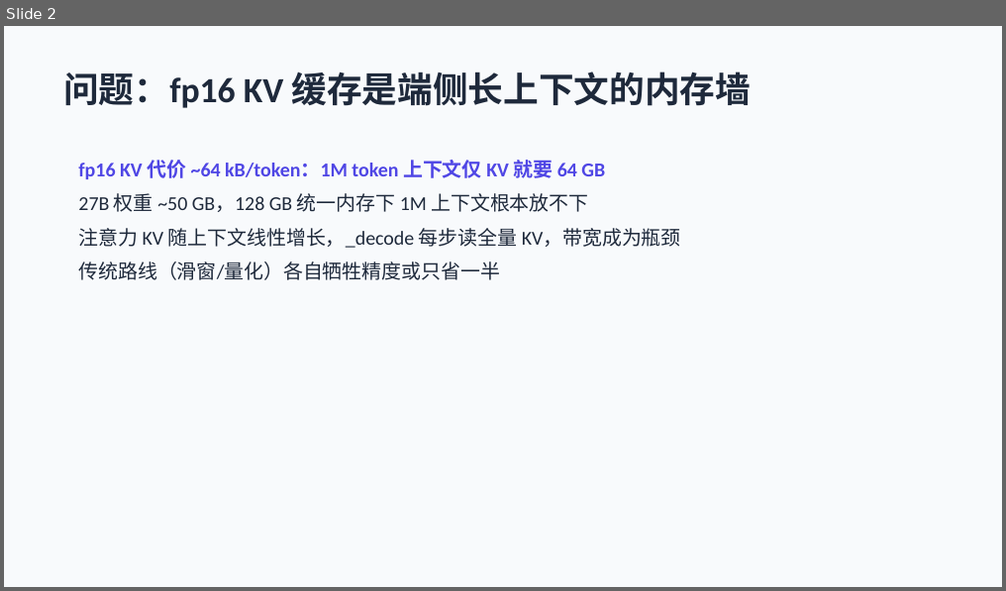
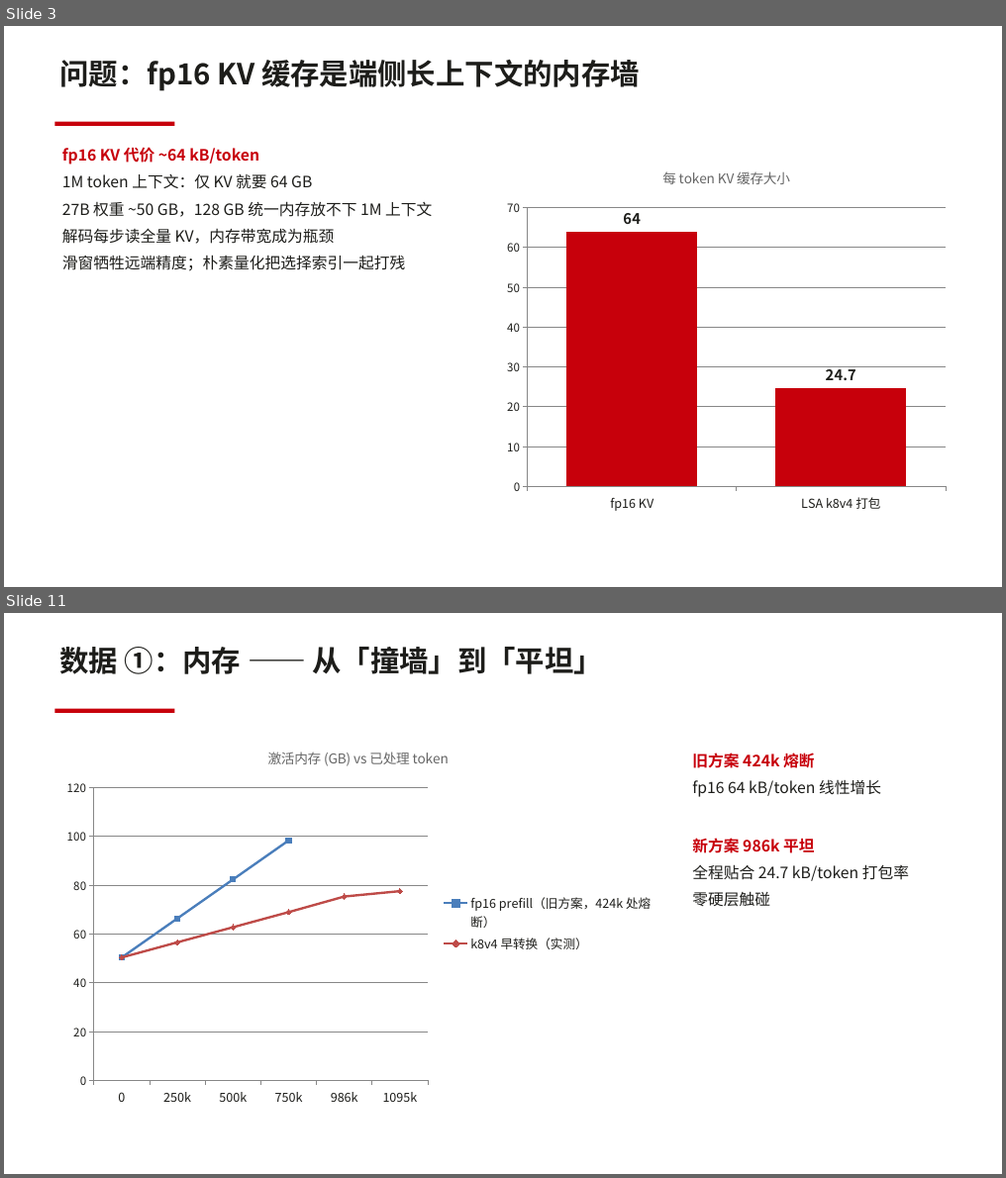
Before and after one commit to dahai80/fusion-lsa, a slide deck: docs/latent-spars-attention-mlx.pptx. Shown one above the other, each under a label of ours: slide 2 before the commit, slides 3 and 11 after it; the slides between them are not shown. The pictures are 1006x591 and 1006x1178 pixels, drawn with LibreOffice and Linux fonts; fonts in the diff are those of the drawing. Boxes give left, top, right and bottom in pixels: in the first picture for what was removed or moved away, otherwise in the second. Text is boxed around its words. In the diff, an @@ line names an element or a change of style, - is before the commit and + after.

```diff
--- a/docs/latent-spars-attention-mlx.pptx
+++ b/docs/latent-spars-attention-mlx.pptx
@@ slide 11 added at (4,613,1002,1174), background #FFFFFF @@
@@ text added at (60,647,603,674), 28 pt, text #1D1D1A, bold @@
+数据 ①：内存 —— 从「撞墙」到「平坦」
@@ rectangle added at (54,709,174,713), fill #C7000B @@
@@ line chart added at (54,733,661,1115) @@
+title "激活内存 (GB) vs 已处理 token"
+categories: 0, 250k, 500k, 750k, 986k, 1095k
+fp16 prefill（旧方案，424k 处熔断）: 50, 66, 82, 98, -, -
+k8v4 早转换（实测）: 50, 57, 63, 69, 75, 78
@@ text added at (692,751,909,906), 15 pt, text #1D1D1A @@
+旧方案 424k 熔断
+fp16 64 kB/token 线性增长
+新方案 986k 平坦
+全程贴合 24.7 kB/token 打包率
+零硬层触碰
@@ what was slide 2 is now slide 3 @@
@@ slide 3 changed as well @@
@@ rectangle removed at (4,26,1002,587) @@
@@ text "问题：fp16 KV 缓存是端侧长上下文的内存墙": place and size @@
-text "问题：fp16 KV 缓存是端侧长上下文的内存墙" at (63,72,751,108)
+text "问题：fp16 KV 缓存是端侧长上下文的内存墙" at (60,60,640,91)
@@ text "问题：fp16 KV 缓存是端侧长上下文的内存墙" at (60,60,640,91): size 34 to 28 pt, font Calibri to Noto Sans CJK SC, text colour #1E293B to #1D1D1A @@
@@ rectangle added at (54,122,174,126), fill #C7000B @@
@@ text at (62,147,432,272): text changed; size 19 to 15 pt; font Calibri to Noto Sans CJK SC; text colour #1E293B to #1D1D1A @@
-fp16 KV 代价 ~64 kB/token：1M token 上下文仅 KV 就要 64 GB
-27B 权重 ~50 GB，128 GB 统一内存下 1M 上下文根本放不下
-注意力 KV 随上下文线性增长，_decode 每步读全量 KV，带宽成为瓶颈
-传统路线（滑窗/量化）各自牺牲精度或只省一半
+fp16 KV 代价 ~64 kB/token
+1M token 上下文：仅 KV 就要 64 GB
+27B 权重 ~50 GB，128 GB 统一内存放不下 1M 上下文
+解码每步读全量 KV，内存带宽成为瓶颈
+滑窗牺牲远端精度；朴素量化把选择索引一起打残
@@ column chart added at (498,154,954,520) @@
+title "每 token KV 缓存大小"
+categories: fp16 KV, LSA k8v4 打包
+Series 1: 64, 24.7
```
Also in this commit, not shown: 5 other slides changed, 10 other slides added, 3 slides removed.
